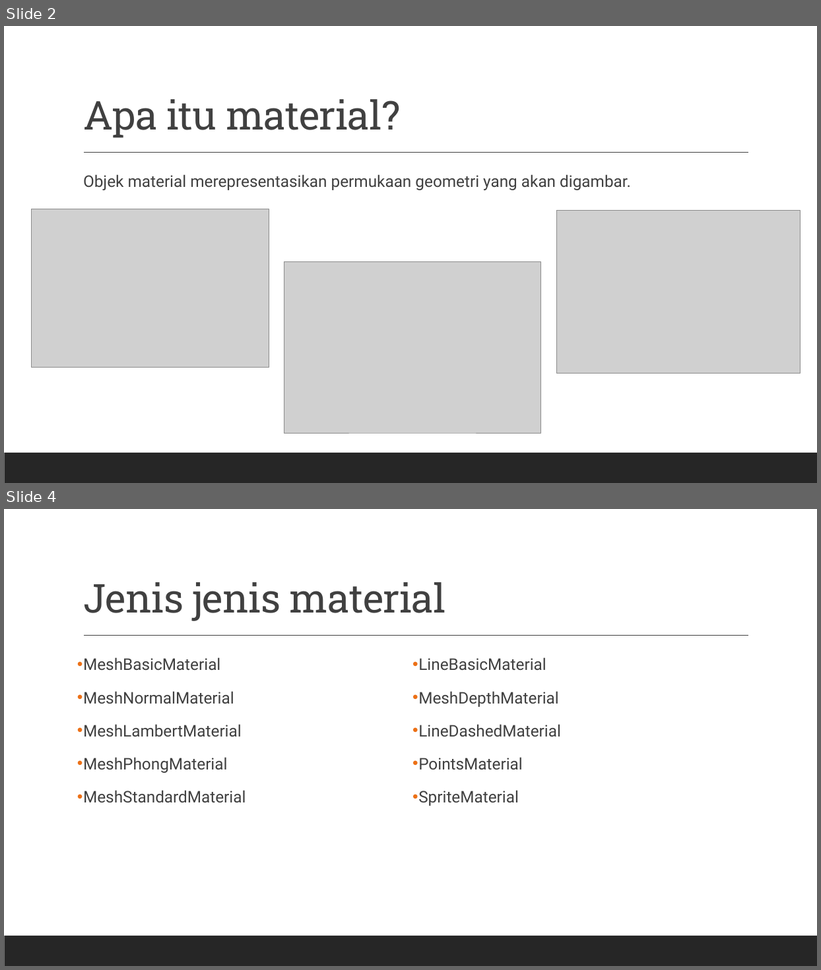
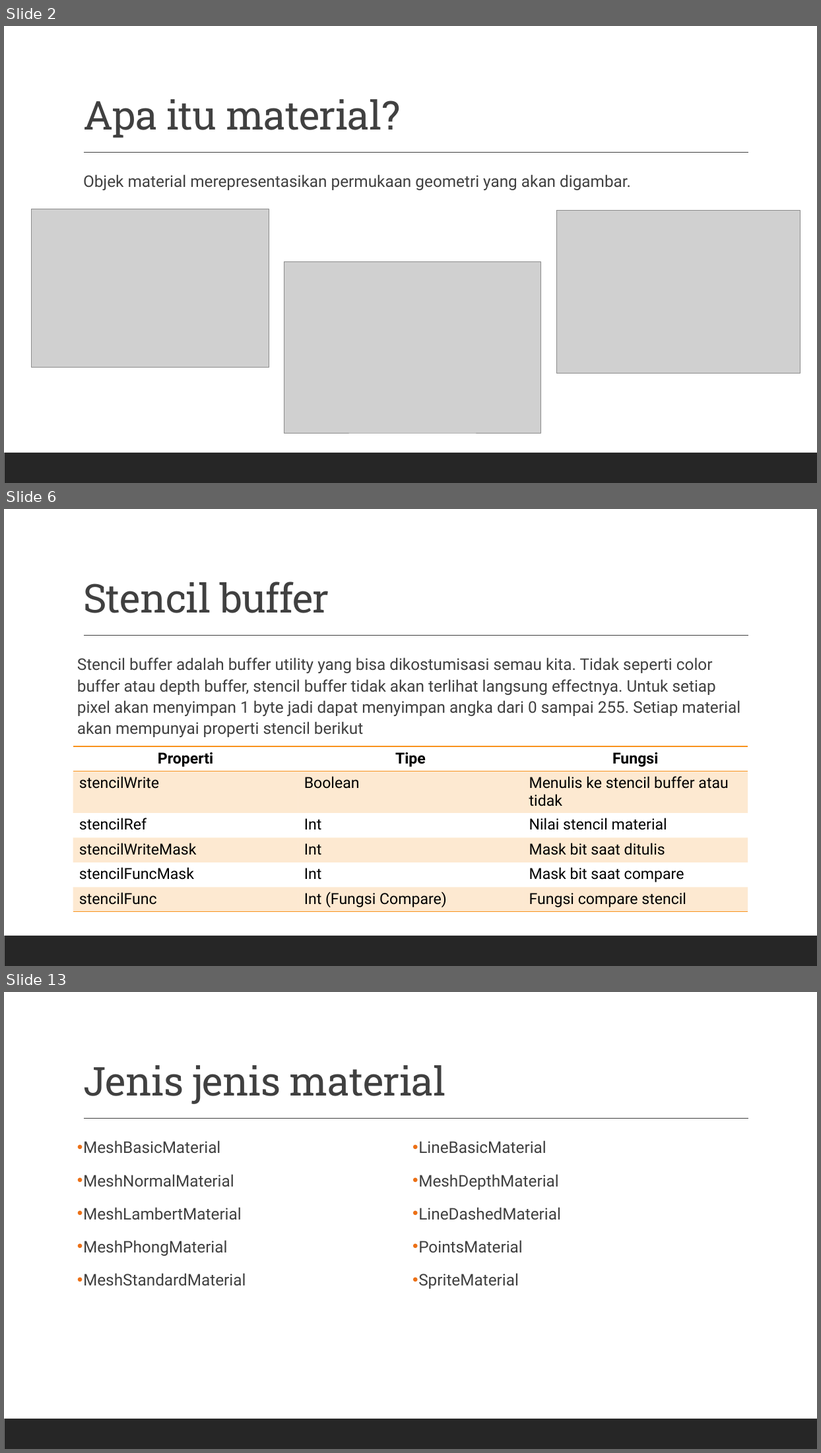
Before and after one commit to grafkom-2020/presentasi-threejs-grafkom-gang, a slide deck: documents/MATERIAL.pptx. Shown one above the other, each under a label of ours: slides 2 and 4 before the commit, slides 2, 6 and 13 after it; the slides between them are not shown. The pictures are 821x970 and 821x1453 pixels, drawn with LibreOffice and Linux fonts; fonts in the diff are those of the drawing; grey boxes stand for pictures. Boxes give left, top, right and bottom in pixels: in the first picture for what was removed or moved away, otherwise in the second. Text is boxed around its words. In the diff, an @@ line names an element or a change of style, - is before the commit and + after.

Commit message:
Stencil and blending

```diff
--- a/documents/MATERIAL.pptx
+++ b/documents/MATERIAL.pptx
@@ slide 6 added at <box>4,509,817,966</box>, background #FFFFFF; not listed: 2 template elements that a slide beside it also shows @@
@@ title added at <box>83,582,329,613</box>, 47 pt, text #404040 @@
+Stencil buffer
@@ text added at <box>77,657,741,737</box>, 19 pt, text #404040 @@
+Stencil buffer adalah buffer utility yang bisa dikostumisasi semau kita. Tidak seperti color buffer atau depth buffer, stencil buffer tidak akan terlihat langsung effectnya. Untuk setiap pixel akan menyimpan 1 byte jadi dapat menyimpan angka dari 0 sampai 255. Setiap material akan mempunyai properti stencil berikut
@@ table added at <box>73,747,748,914</box>, 6 rows, 3 columns @@
+Properti | Tipe | Fungsi
+stencilWrite | Boolean | Menulis ke stencil buffer atau tidak
+stencilRef | Int | Nilai stencil material
+stencilWriteMask | Int | Mask bit saat ditulis
+stencilFuncMask | Int | Mask bit saat compare
+stencilFunc | Int (Fungsi Compare) | Fungsi compare stencil
@@ what was slide 4 is now slide 13 @@
```
Also in this commit, not shown: 1 slide changed, 8 other slides added.
